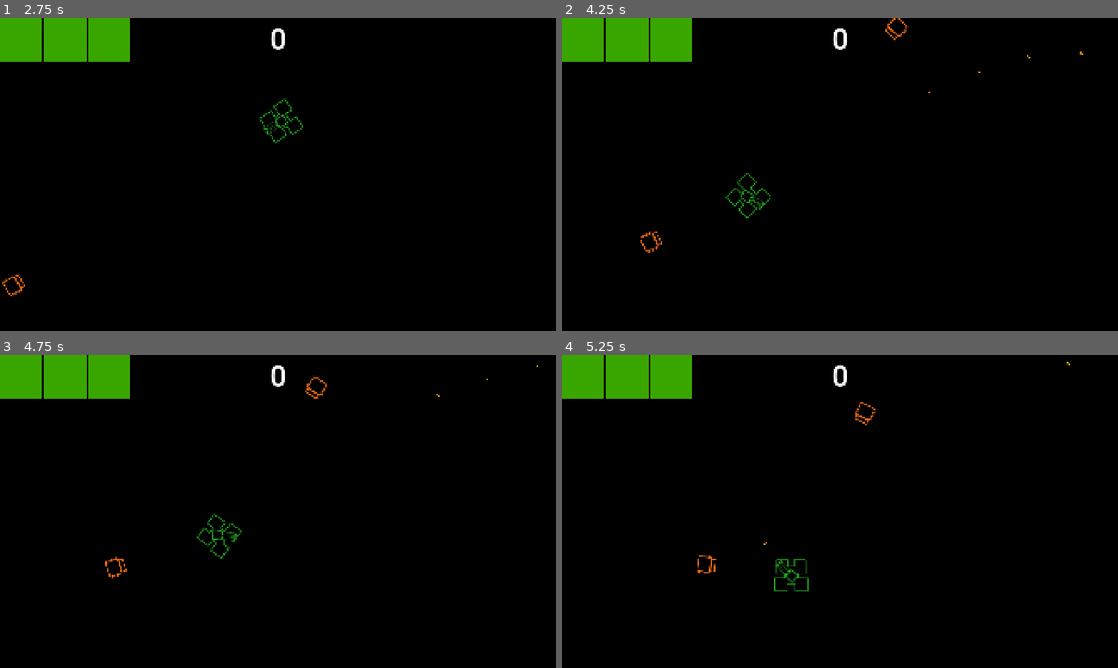
Above: before the commit, frames 1-4 (two rows, left to right).
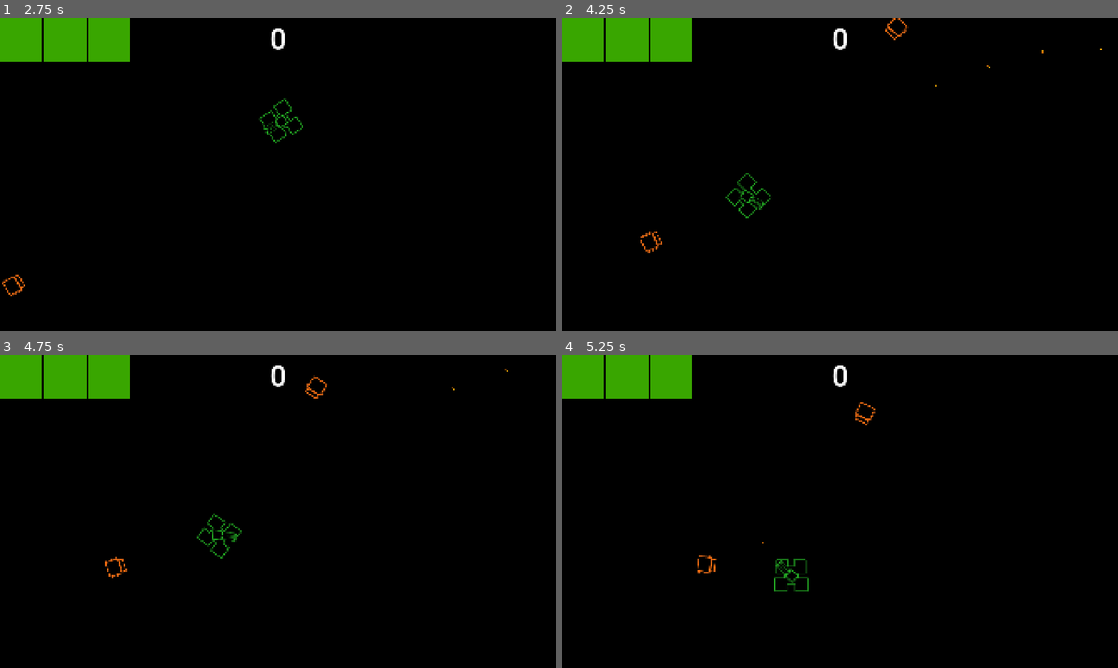
Above: after the commit, the same moments.

Repository: wlotter/godot-vector-tank
Game: Godot game, scene res://main.tscn
Two runs of this game, one before a commit and one after it. Both use one fixed random seed, a clock stepped at 60 frames per second and the inputs below.
Inputs (mouse positions are in pixels of both pictures, inside the frame that each line leads up to):
- Up to frame 1 (2.75 s): click "Start" at 0.5 s; tap Enter at 1.25 s; move the mouse to (400, 158) at 1.27 s; hold W (move forwards) 1.28-2.03 s; hold A (rotate anticlockwise) 1.28-2.03 s; move the mouse to (166, 190) at 2.02 s; hold S (move backwards) from 2.03 s (still down); tap D (rotate clockwise) at 2.1 s
- Up to frame 2 (4.25 s): move the mouse to (895, 105) at 2.77 s; release S (move backwards) at 2.78 s; press the mouse at (895, 105) at 2.78 s; hold W (move forwards) from 2.78 s (still down); move the mouse to (812, 237) at 3.52 s; release the mouse at (812, 237) at 3.53 s; tap A (rotate anticlockwise) at 3.6 s
- Up to frame 3 (4.75 s): move the mouse to (444, 558) at 4.27 s; release W (move forwards) at 4.28 s; hold S (move backwards) from 4.28 s (still down); hold D (rotate clockwise) from 4.28 s (still down)
- Up to frame 4 (5.25 s): keep holding S (move backwards); move the mouse to (673, 464) at 5.02 s; release D (rotate clockwise) at 5.03 s; click (673, 464) at 5.1 s

Frame 1 is identical in both runs. In frame 2, less than 0.1% of the frame differs, in the area x 65-98%, y 9-24%; in frame 3, less than 0.1%; in frame 4, less than 0.1%.

Commit message:
add concept of projectile pierce and damage

Diff:
--- a/player_bullet.gd
+++ b/player_bullet.gd
@@ -1,5 +1,11 @@
-extends RigidBody2D
+extends Area2D
 
+var velocity: Vector2 = Vector2.ZERO
+
+var damage: int = 1
+
+var pierce: int = 0
+var pierce_count: int = 0
 
 # Called when the node enters the scene tree for the first time.
 func _ready() -> void:
@@ -8,12 +14,19 @@
 
 # Called every frame. 'delta' is the elapsed time since the previous frame.
 func _process(delta: float) -> void:
-	pass
-
-# Delete the bullet when it leaves the screen
-func _on_visible_on_screen_notifier_2d_screen_exited() -> void:
-	queue_free() # Replace with function body.
+	position += velocity * delta
 
 
 func set_sprite_rotation(angle: float) -> void:
 	$Sprite2D.rotation = angle
+
+
+func _on_visible_on_screen_notifier_2d_screen_exited() -> void:
+	# Delete the bullet when it leaves the screen
+	queue_free()
+
+
+func _on_area_entered(area: Area2D) -> void:
+	pierce_count += 1
+	if pierce_count > pierce:
+		queue_free()
--- a/player_bullet.tscn
+++ b/player_bullet.tscn
@@ -6,10 +6,9 @@
 [sub_resource type="RectangleShape2D" id="RectangleShape2D_oxuh6"]
 size = Vector2(12, 6)
 
-[node name="PlayerBullet" type="RigidBody2D"]
+[node name="PlayerBullet" type="Area2D"]
 collision_layer = 4
 collision_mask = 2
-gravity_scale = 0.0
 script = ExtResource("1_oxuh6")
 metadata/_edit_group_ = true
 
@@ -22,4 +21,5 @@
 [node name="VisibleOnScreenNotifier2D" type="VisibleOnScreenNotifier2D" parent="CollisionShape2D"]
 scale = Vector2(0.6, 0.3)
 
+[connection signal="area_entered" from="." to="." method="_on_area_entered"]
 [connection signal="screen_exited" from="CollisionShape2D/VisibleOnScreenNotifier2D" to="." method="_on_visible_on_screen_notifier_2d_screen_exited"]
--- a/scenes/enemies/enemy.gd
+++ b/scenes/enemies/enemy.gd
@@ -2,6 +2,8 @@
 
 var kill_score = 100
 var speed = 200
+
+var health = 1
 
 # Node to follow
 var target_node: Node2D
@@ -24,7 +26,8 @@
 	position += speed * velocity * delta
 
 
-func _on_body_entered(body: Node2D) -> void:
-	queue_free()
-	body.queue_free()
-	killed.emit(kill_score)
+func _on_area_entered(area: Area2D) -> void:
+	health -= area.damage
+	if health < 1:
+		killed.emit(kill_score)
+		queue_free()
--- a/scenes/enemies/enemy.tscn
+++ b/scenes/enemies/enemy.tscn
@@ -19,4 +19,4 @@
 [node name="CollisionShape2D" type="CollisionShape2D" parent="."]
 shape = SubResource("RectangleShape2D_7k104")
 
-[connection signal="body_entered" from="." to="." method="_on_body_entered"]
+[connection signal="area_entered" from="." to="." method="_on_area_entered"]
--- a/scenes/player/weapons/weapon_gun.gd
+++ b/scenes/player/weapons/weapon_gun.gd
@@ -3,6 +3,8 @@
 @export var projectile: PackedScene
 
 var projectile_speed = 600
+var projectile_damage = 1
+var projectile_pierce = 0
 
 var cooldown_time: float = 0.2
 var on_cooldown: bool = false
@@ -24,8 +26,11 @@
 		var bullet = projectile.instantiate()
 
 		bullet.position = origin
-		bullet.linear_velocity = projectile_speed * direction.normalized()
+		bullet.velocity = projectile_speed * direction.normalized()
 		bullet.set_sprite_rotation(direction.angle() + PI/2)
+
+		bullet.damage = projectile_damage
+		bullet.pierce = projectile_pierce
 
 		parent.add_child(bullet)
 
